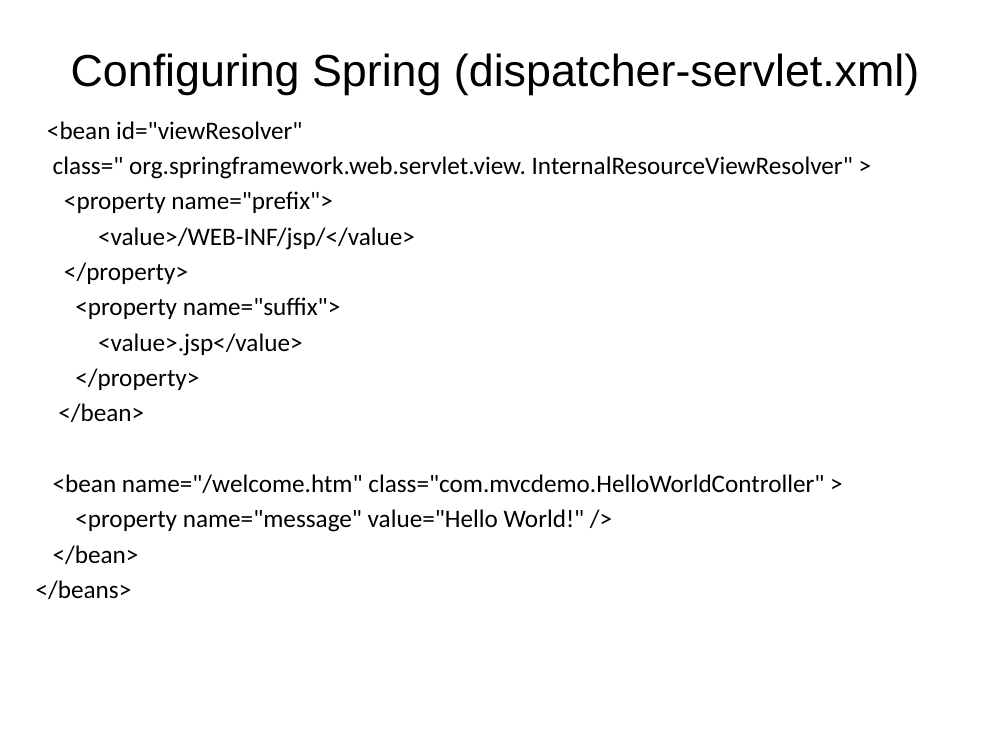
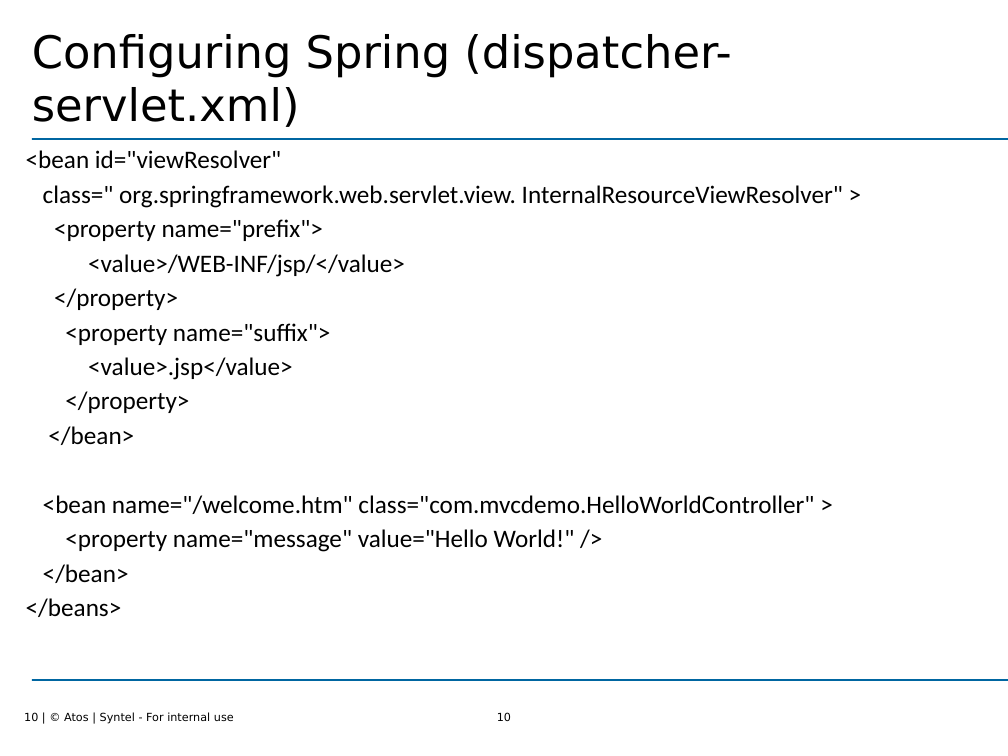
Before and after one commit to Vishnuteja116/java-spring, a slide deck: slide 10 of 4. Spring Framework 3 - MVC.ppt (slide 9 before the commit). Drawn at 1008x756 pixels with LibreOffice and Linux fonts; fonts in the diff are those of the drawing; background and template pictures are left out. Boxes give left, top, right and bottom in pixels: in the first picture for what was removed or moved away, otherwise in the second. Text is boxed around its words. In the diff, an @@ line names an element or a change of style, - is before the commit and + after.

```diff
--- a/4. Spring Framework 3 - MVC.ppt
+++ b/4. Spring Framework 3 - MVC.ppt
@@ title "Configuring Spring (dispatcher-servlet.xml)": place and size @@
-title "Configuring Spring (dispatcher-servlet.xml)" at [71, 53, 919, 95]
+title "Configuring Spring (dispatcher-servlet.xml)" at [32, 34, 731, 127]
@@ title "Configuring Spring (dispatcher-servlet.xml)" at [32, 34, 731, 127]: font Arial to DejaVu Sans; vertical alignment middle to top @@
@@ text "<bean id="viewResolver"" at [26, 150, 843, 617]: indent changed @@
@@ line added from (32, 139) to (1008, 139), #0066A1 1.25 pt @@
@@ line added from (32, 679) to (1008, 679), #0066A1 1.25 pt @@
@@ text added at [24, 712, 234, 724], 8 pt, text #000000 @@
+10 | © Atos | Syntel - For internal use
@@ page number added at [497, 712, 511, 721], 8 pt, text #000000 @@
+10
```
Also in this commit, not shown: 11 other slides changed, 3 slides added, 1 slide removed, 4 other files.
